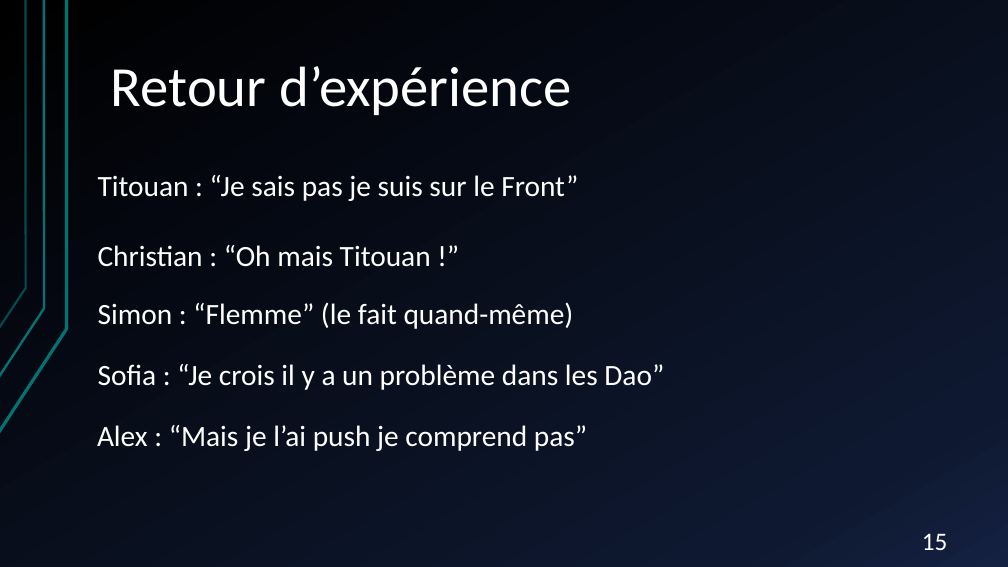
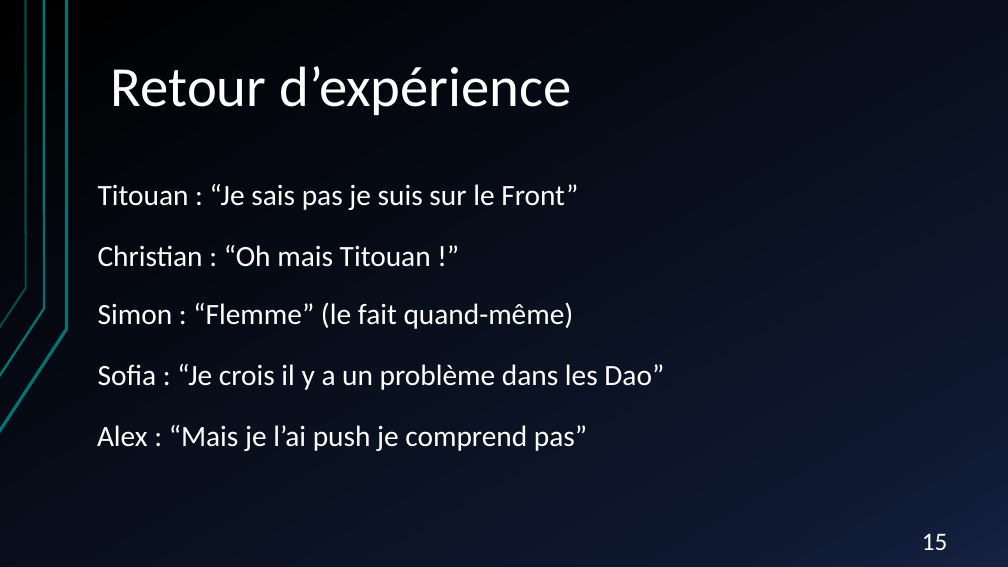
Before and after one commit to gamingdy/tesm-esport-manager, a slide deck: slide 15 of TESM E-Sporter Manager.pptx. Drawn at 1008x567 pixels with LibreOffice and Linux fonts; fonts in the diff are those of the drawing. Boxes give left, top, right and bottom in pixels: in the first picture for what was removed or moved away, otherwise in the second. Text is boxed around its words. In the diff, an @@ line names an element or a change of style, - is before the commit and + after.

```diff
--- a/TESM E-Sporter Manager.pptx
+++ b/TESM E-Sporter Manager.pptx
@@ text "Titouan : “Je sais pas ...": place and size @@
-text "Titouan : “Je sais pas ..." at (98, 175, 578, 201)
+text "Titouan : “Je sais pas ..." at (98, 184, 578, 210)
```
Also in this commit, not shown: 4 other slides changed.
